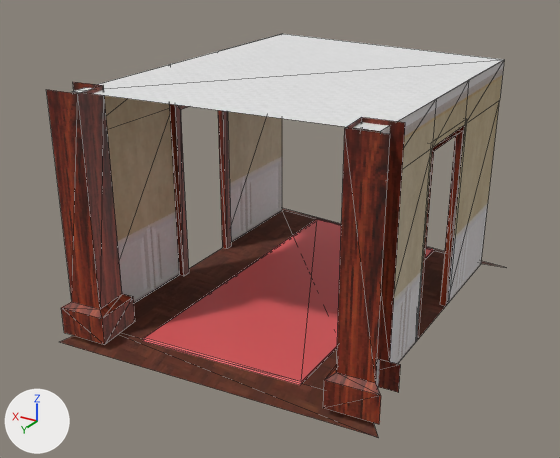
The glTF model assets/models/hallway_piece.glb as it was, and as the next commit left it.
Both versions are drawn from a 50 mm camera at (-3.82, 7.02, 4.17) aimed at (0.2, 0.33, 0.82). The axes (+X, +Y, +Z) are drawn at lower left. The lights are the same throughout. Mesh edges are drawn as thin lines. Vertices at the same position are counted once.

Objects in the first picture: 'carpet', 'hallway piece', 'pillars'.
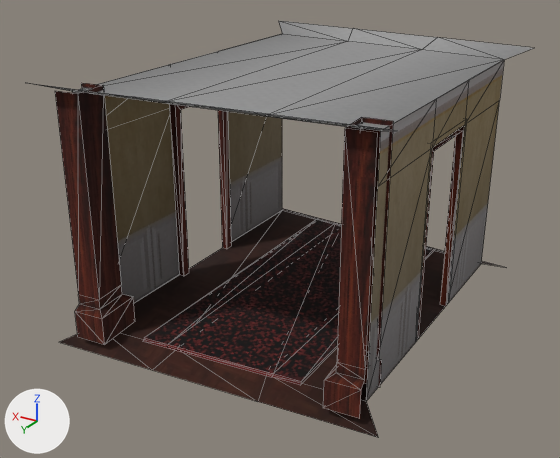
Boxes (x1, y1, x2, y2) around the edits, measured in the pictures (560 x 458 px):
'hallway piece', recoloured, reshaped (13% wider)
    before: (60, 34, 506, 437)
    after: (28, 21, 533, 437)
'pillars', recoloured, reshaped
    before: (47, 82, 405, 424)
    after: (55, 83, 393, 419)
part 1 of me_circle_005, added
    after: (28, 21, 533, 131)
part 2 of me_circle_005, added
    after: (60, 208, 506, 437)
part 3 of me_circle_004, built on
    both: (143, 219, 434, 385)
part 4 of me_circle_004, recoloured
    both: (300, 250, 434, 385)

The change, as a list of edits to the scene's bpy script:
```text
Change mat_hallway_wall:
    where n0 = _N.new('ShaderNodeBsdfPrincipled'); n0.name = 'Principled BSDF'
    add n0.inputs[2].default_value = 1.0  # 'Roughness'
    add n3 = _N.new('ShaderNodeMix'); n3.name = 'Mix'
    add n3.data_type = 'RGBA'
    add n3.blend_type = 'MULTIPLY'
    add n3.inputs[0].default_value = 1.0  # 'Factor'
    add n4 = _N.new('ShaderNodeVertexColor'); n4.name = 'Color Attribute'
    where n2 = _N.new('ShaderNodeTexImage'); n2.name = 'Image Texture'
    remove _L.new(n2.outputs[0], n0.inputs[0])  # 'Color' to 'Base Color'
    add _L.new(n3.outputs[2], n0.inputs[0])  # 'Result' to 'Base Color'
    add _L.new(n4.outputs[0], n3.inputs[7])  # 'Color' to 'B'
    add _L.new(n2.outputs[0], n3.inputs[6])  # 'Color' to 'A'
Change mat_wood_floor:
    add n3 = _N.new('ShaderNodeMix'); n3.name = 'Mix'
    add n3.data_type = 'RGBA'
    add n3.blend_type = 'MULTIPLY'
    add n3.inputs[0].default_value = 1.0  # 'Factor'
    add n4 = _N.new('ShaderNodeVertexColor'); n4.name = 'Color Attribute'
    where n2 = _N.new('ShaderNodeTexImage'); n2.name = 'Image Texture'
    where n0 = _N.new('ShaderNodeBsdfPrincipled'); n0.name = 'Principled BSDF'
    remove _L.new(n2.outputs[0], n0.inputs[0])  # 'Color' to 'Base Color'
    add _L.new(n3.outputs[2], n0.inputs[0])  # 'Result' to 'Base Color'
    add _L.new(n4.outputs[0], n3.inputs[7])  # 'Color' to 'B'
    add _L.new(n2.outputs[0], n3.inputs[6])  # 'Color' to 'A'
Change mat_funny_wood:
    where n0 = _N.new('ShaderNodeBsdfPrincipled'); n0.name = 'Principled BSDF'
    add n0.inputs[2].default_value = 1.0  # 'Roughness'
    add n3 = _N.new('ShaderNodeMix'); n3.name = 'Mix'
    add n3.data_type = 'RGBA'
    add n3.blend_type = 'MULTIPLY'
    add n3.inputs[0].default_value = 1.0  # 'Factor'
    add n4 = _N.new('ShaderNodeVertexColor'); n4.name = 'Color Attribute'
    where n2 = _N.new('ShaderNodeTexImage'); n2.name = 'Image Texture'
    remove _L.new(n2.outputs[0], n0.inputs[0])  # 'Color' to 'Base Color'
    add _L.new(n3.outputs[2], n0.inputs[0])  # 'Result' to 'Base Color'
    add _L.new(n4.outputs[0], n3.inputs[7])  # 'Color' to 'B'
    add _L.new(n2.outputs[0], n3.inputs[6])  # 'Color' to 'A'
Change mat_frabric_white:
    where n0 = _N.new('ShaderNodeBsdfPrincipled'); n0.name = 'Principled BSDF'
    add n0.inputs[2].default_value = 1.0  # 'Roughness'
    add n3 = _N.new('ShaderNodeMix'); n3.name = 'Mix'
    add n3.data_type = 'RGBA'
    add n3.blend_type = 'MULTIPLY'
    add n3.inputs[0].default_value = 1.0  # 'Factor'
    add n4 = _N.new('ShaderNodeVertexColor'); n4.name = 'Color Attribute'
    where n2 = _N.new('ShaderNodeTexImage'); n2.name = 'Image Texture'
    remove _L.new(n2.outputs[0], n0.inputs[0])  # 'Color' to 'Base Color'
    add _L.new(n3.outputs[2], n0.inputs[0])  # 'Result' to 'Base Color'
    add _L.new(n4.outputs[0], n3.inputs[7])  # 'Color' to 'B'
    add _L.new(n2.outputs[0], n3.inputs[6])  # 'Color' to 'A'
Add mat_vertex_color_noise:
    mat_vertex_color_noise = bpy.data.materials.new('vertex color noise')
    # uses the picture img_noise
Change me_circle_005:
    remove me_circle_005.from_pydata(...)  # 63 vertices, 64 faces; spans x -1.75..1.75, y -2.22..2.22, z -0.11..2.5
    add me_circle_005.from_pydata(...)  # 83 vertices, 92 faces; spans x -1.75..1.75, y -2.22..2.22, z -0.11..2.61
    me_circle_005 part 1: 12 vertices added at x -1.75..1.75, y -2.22..2.22, z 2.5..2.61
    me_circle_005 part 2: 8 vertices added at x -0.58..0.58, y -2.13..2.13, z -0.11..0.0
Change me_circle_004:
    remove me_circle_004.from_pydata(...)  # 8 vertices, 10 faces; spans x -0.86..0.9, y -1.88..1.88, z -0.01..0.02
    add me_circle_004.from_pydata(...)  # 16 vertices, 22 faces; spans x -0.86..0.9, y -1.88..1.88, z -0.01..0.02
    me_circle_004 part 3
    6 faces are deleted
    8 vertices are added at x -0.57..0.61, y -1.86..1.86, z -0.01..0.02
    18 new faces join them
    me_circle_004 part 4: 4 faces spanning x -0.86..0.9, y -1.88..1.88, z -0.01..0.02 switch from mat_hallway_carpet (red #e75f61) to mat_vertex_color_noise
Change me_circle_008:
    remove me_circle_008.from_pydata(...)  # 32 vertices, 36 faces; spans x -1.74..1.74, y 1.38..2.18, z 0.0..2.54
    add me_circle_008.from_pydata(...)  # 40 vertices, 48 faces; spans x -1.56..1.56, y 1.39..2.17, z 0.0..2.54
    me_circle_008 part 5
    4 vertices are removed from x -1.65..1.65, y 1.47..2.1, z 0.35
    16 faces are deleted
    12 vertices move from x -1.74..1.74, y 1.38..2.18, z 0.0..2.54 to x -1.56..1.56, y 1.39..2.17, z 0.0..2.54
    4 vertices are added at (-1.52, 1.47, 0.35), (1.55, 1.73, 0.35), (-1.55, 1.83, 0.35), (1.52, 2.09, 0.35)
    8 new vertices lie (0.0, 0.0, -2.08) away from vertices in x -1.65..1.65, y 1.47..2.1, z 2.54
    28 new faces join them
```
